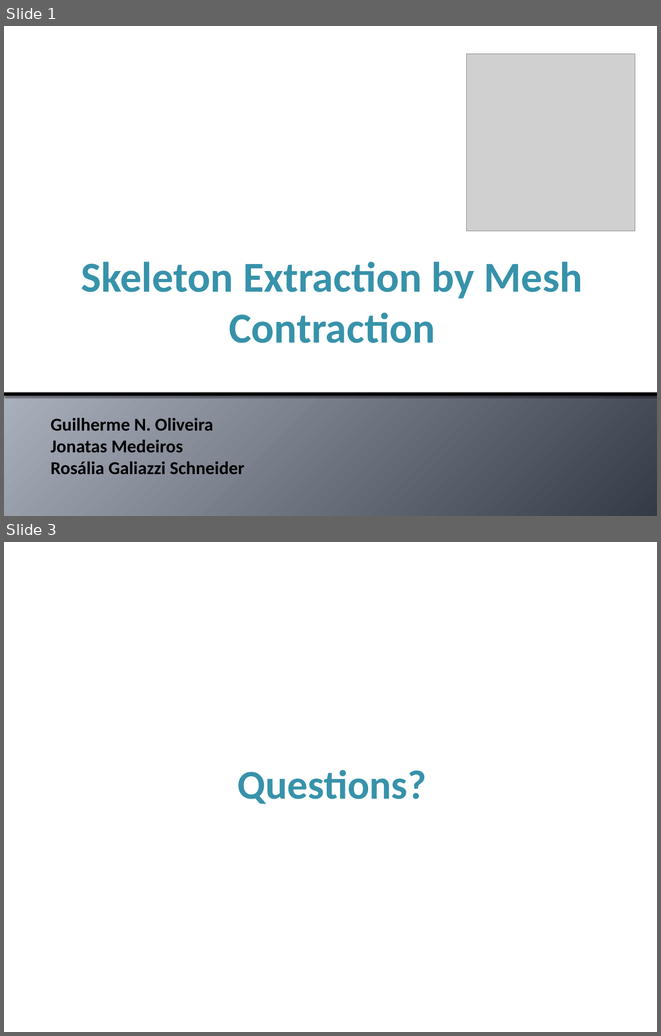
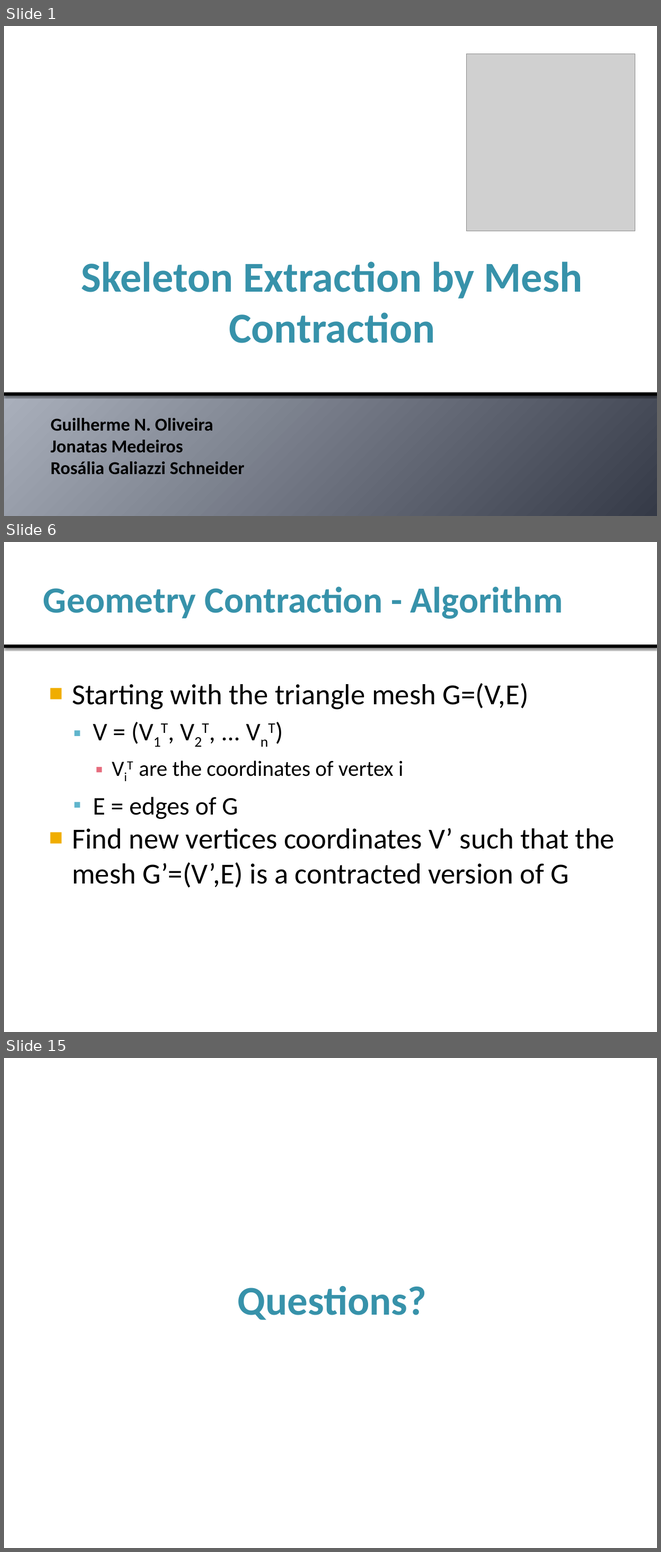
Before and after one commit to jonatascmedeiros/Skeleton-Extraction, a slide deck: Docs/Presentation.pptx. Shown one above the other, each under a label of ours: slides 1 and 3 before the commit, slides 1, 6 and 15 after it; the slides between them are not shown. The pictures are 661x1036 and 661x1552 pixels, drawn with LibreOffice and Linux fonts; fonts in the diff are those of the drawing; grey boxes stand for pictures. Boxes give left, top, right and bottom in pixels: in the first picture for what was removed or moved away, otherwise in the second. Text is boxed around its words. In the diff, an @@ line names an element or a change of style, - is before the commit and + after.

Commit message:
correcoes pequenas no techreport e feitas secoes introducao, motivacao, outline e geometry contraction da apresentacao

```diff
--- a/Docs/Presentation.pptx
+++ b/Docs/Presentation.pptx
@@ slide 6 added at bbox=[4, 542, 657, 1032], background #FFFFFF @@
@@ rectangle added at bbox=[4, 542, 657, 644], fill #FFFFFF @@
@@ title added at bbox=[37, 553, 624, 643], fill #FFFFFF, 40.5 pt, text #3792AA, bold @@
+Geometry Contraction - Algorithm
@@ rectangle added at bbox=[4, 644, 657, 648], fill #000000 @@
@@ text added at bbox=[72, 683, 615, 888], 32 pt, text #000000 @@
+■ Starting with the triangle mesh G=(V,E)
+  ▪ V = (V1T, V2T, ... VnT)
+    ▪ ViT are the coordinates of vertex i
+  ▪ E = edges of G
+■ Find new vertices coordinates V’ such that the mesh G’=(V’,E) is a contracted version of G
@@ what was slide 3 is now slide 15 @@
```
Also in this commit, not shown: 1 slide changed, 11 other slides added, 1 other file.
